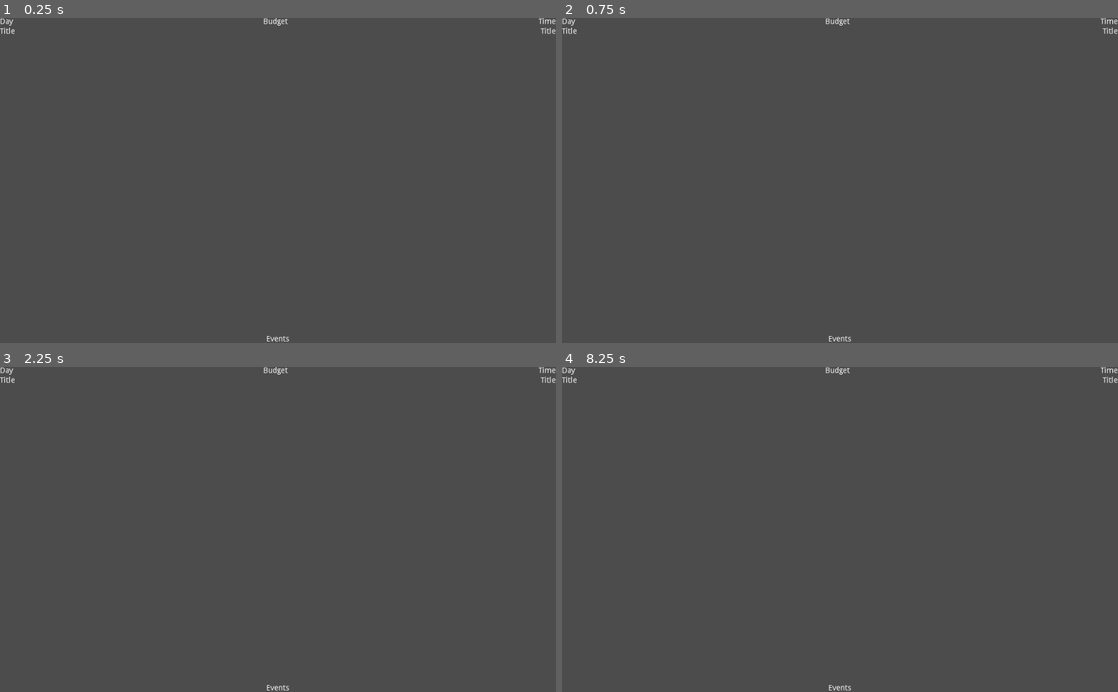
Above: before the commit, frames 1-4 (two rows, left to right).
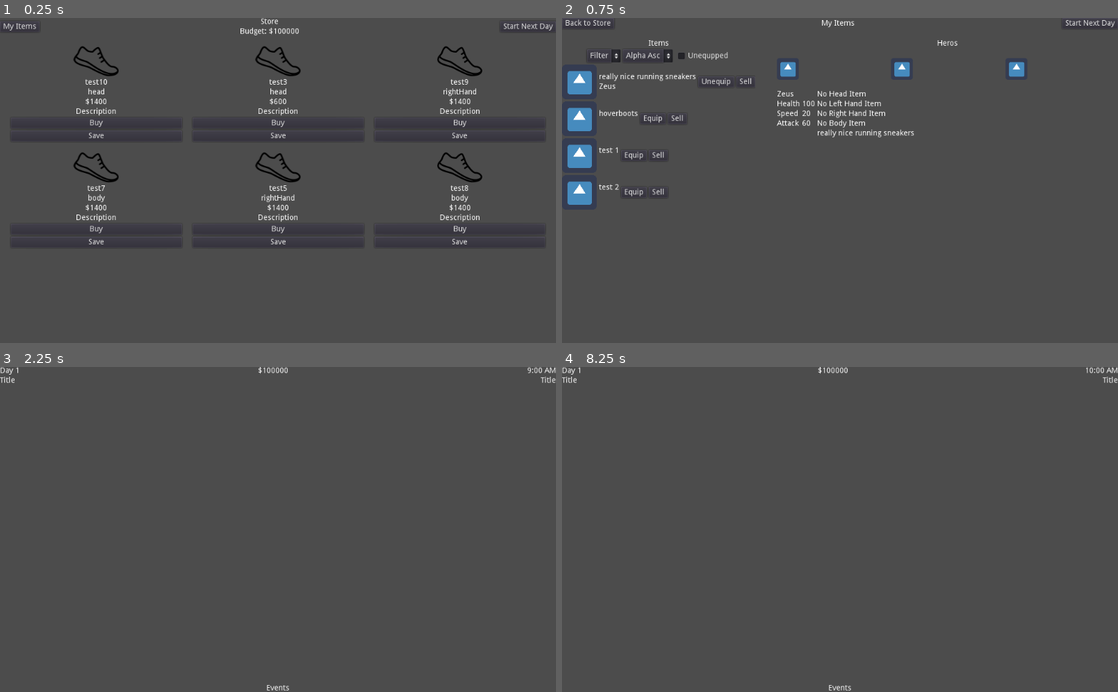
Above: after the commit, the same moments.

Repository: rachd/SuperheroDispatcher2.0
Game: Godot game, scene res://Store/Store.tscn
Two runs of this game, one before a commit and one after it. Both use one fixed random seed, a clock stepped at 60 frames per second and the inputs below. Before the commit the project starts from res://Map/MapContainer.tscn. The engine's default icon, where the game draws it, is replaced by a stand-in: a white triangle on a blue panel in a dark square.
Inputs (mouse positions are in pixels of both pictures, inside the frame that each line leads up to):
- Up to frame 1 (0.25 s): no input
- Up to frame 2 (0.75 s): click (584, 27) at 0.5 s, where only the run after the commit has a clickable "My Items"
- Up to frame 3 (2.25 s): click (27, 373) at 1.25 s, where only the run after the commit has a clickable "Back to Store"; click (528, 376) at 2 s, where only the run after the commit has a clickable "Start Next Day"
- Up to frame 4 (8.25 s): tap Enter at 2.75, 4.25, 5.75 s; move the mouse to (962, 513) at 2.77 s; click (962, 513) at 2.92 s; tap Space at 3.5, 5, 6.5 s; move the mouse to (728, 545) at 3.52 s; click (728, 545) at 3.67 s; move the mouse to (895, 458) at 4.27 s; click (895, 458) at 4.42 s; move the mouse to (812, 594) at 5.02 s; click (812, 594) at 5.17 s; move the mouse to (1006, 578) at 5.77 s; click (1006, 578) at 5.92 s; move the mouse to (673, 480) at 6.52 s; click (673, 480) at 6.67 s; move the mouse to (867, 529) at 7.27 s; click (867, 529) at 7.42 s; move the mouse to (756, 448) at 8.02 s; click (756, 448) at 8.17 s

The runs differ from the first frame. In frame 1, 3.5% of the frame differs, in the area x 0-100%, y 0-100%; in frame 2, 3.6%; in frame 3, 0.1%; in frame 4, 0.1%.

Commit message:
set up map hud

Diff:
--- a/Map/Map.tscn
+++ b/Map/Map.tscn
@@ -3,6 +3,10 @@
 [node name="Map" type="Control"]
 anchor_right = 1.0
 anchor_bottom = 1.0
+margin_left = 2.80618
+margin_top = 48.2659
+margin_right = 2.80615
+margin_bottom = 48.2659
 __meta__ = {
 "_edit_use_anchors_": false
 }
--- a/Map/MapContainer.gd
+++ b/Map/MapContainer.gd
@@ -1,4 +1,36 @@
 extends VBoxContainer
+
+var time = 900
 
 func _display_event_entity(entity):
 	$HBoxContainer2/LeftPanel.display_event_entity(entity)
+
+func _ready():
+	$HBoxContainer/Budgetlabel.text = "$" + str(gameVariables.budget)
+	$HBoxContainer/DayLabel.text = "Day " + str(gameVariables.day)
+	$HBoxContainer/TimeLabel.text = _formatTime()
+
+func _formatTime():
+	# convert to 12-hour time with am/pm
+	var hours = time / 100
+	var hoursString = str(12 if hours % 12 == 0 else hours % 12)
+	var minutes = time % 100
+	var minutesString = str(minutes)
+	if minutes == 0:
+		minutesString = "00"
+	var amPm = "AM"
+	if hours >= 12:
+		amPm = "PM"
+	return hoursString + ":" + minutesString + " " + amPm
+
+func _on_ClockIncrement_timeout():
+	if time % 100 == 50:
+		time -= 50
+		time += 100
+	else:
+		time += 10
+
+	if time == 1700:
+		emit_signal("end_of_day")
+	else:
+		$HBoxContainer/TimeLabel.text = _formatTime()
--- a/Map/MapContainer.tscn
+++ b/Map/MapContainer.tscn
@@ -37,6 +37,9 @@
 margin_bottom = 14.0
 text = "Time"
 
+[node name="ClockIncrement" type="Timer" parent="HBoxContainer/TimeLabel"]
+autostart = true
+
 [node name="HBoxContainer2" type="HBoxContainer" parent="."]
 margin_top = 18.0
 margin_right = 1024.0
@@ -53,6 +56,7 @@
 anchor_right = 0.0
 anchor_bottom = 0.0
 margin_left = 32.0
+margin_top = 0.0
 margin_right = 992.0
 margin_bottom = 564.0
 size_flags_horizontal = 3
@@ -70,3 +74,4 @@
 margin_top = 586.0
 margin_right = 1024.0
 margin_bottom = 600.0
+[connection signal="timeout" from="HBoxContainer/TimeLabel/ClockIncrement" to="." method="_on_ClockIncrement_timeout"]
--- a/Map/RightPanel.tscn
+++ b/Map/RightPanel.tscn
@@ -3,6 +3,9 @@
 [node name="RightPanel" type="VBoxContainer"]
 anchor_right = 1.0
 anchor_bottom = 1.0
+__meta__ = {
+"_edit_use_anchors_": false
+}
 
 [node name="Label" type="Label" parent="."]
 margin_right = 1024.0
--- a/MyItems/MyItems.gd
+++ b/MyItems/MyItems.gd
@@ -43,3 +43,7 @@
 
 func _on_StoreButton_pressed():
 	get_tree().change_scene("res://Store/Store.tscn")
+
+
+func _on_DoneButton_pressed():
+	get_tree().change_scene("res://Map/MapContainer.tscn")
--- a/MyItems/MyItems.tscn
+++ b/MyItems/MyItems.tscn
@@ -61,3 +61,4 @@
 margin_bottom = 560.0
 size_flags_horizontal = 3
 [connection signal="pressed" from="TitleRow/StoreButton" to="." method="_on_StoreButton_pressed"]
+[connection signal="pressed" from="TitleRow/DoneButton" to="." method="_on_DoneButton_pressed"]
--- a/Store/Store.gd
+++ b/Store/Store.gd
@@ -50,7 +50,6 @@
 	gameVariables.saved_items.append(item)
 
 func _ready():
-	#self.connect("start_next_day", get_node("/root/Main"), "_on_close_Store")
 	var disabled_items = []
 	set_budget(gameVariables.budget)
 	if gameVariables.show_new_shop:
@@ -67,9 +66,9 @@
 	self._add_item_cards(disabled_items)
 	gameVariables.show_new_shop = false
 
-#func _on_Done_pressed():
-	#emit_signal("start_next_day", budget)
+func _on_MyItemsButton_pressed():
+	get_tree().change_scene("res://MyItems/MyItems.tscn")
 
 
-func _on_MyItemsButton_pressed():
-	get_tree().change_scene("res://MyItems/MyItems.tscn")
+func _on_DoneButton_pressed():
+	get_tree().change_scene("res://Map/MapContainer.tscn")
--- a/Store/Store.tscn
+++ b/Store/Store.tscn
@@ -139,3 +139,4 @@
 size_flags_vertical = 2
 alignment = 1
 [connection signal="pressed" from="VBoxContainer/HBoxContainer/MyItemsButton" to="." method="_on_MyItemsButton_pressed"]
+[connection signal="pressed" from="VBoxContainer/HBoxContainer/DoneButton" to="." method="_on_DoneButton_pressed"]
--- a/project.godot
+++ b/project.godot
@@ -16,7 +16,7 @@
 [application]
 
 config/name="SuperheroDispatcher2.0"
-run/main_scene="res://Map/MapContainer.tscn"
+run/main_scene="res://Store/Store.tscn"
 config/icon="res://icon.png"
 
 [autoload]
Binary file added: tileset.png
Not shown, added: tileset.png.import
